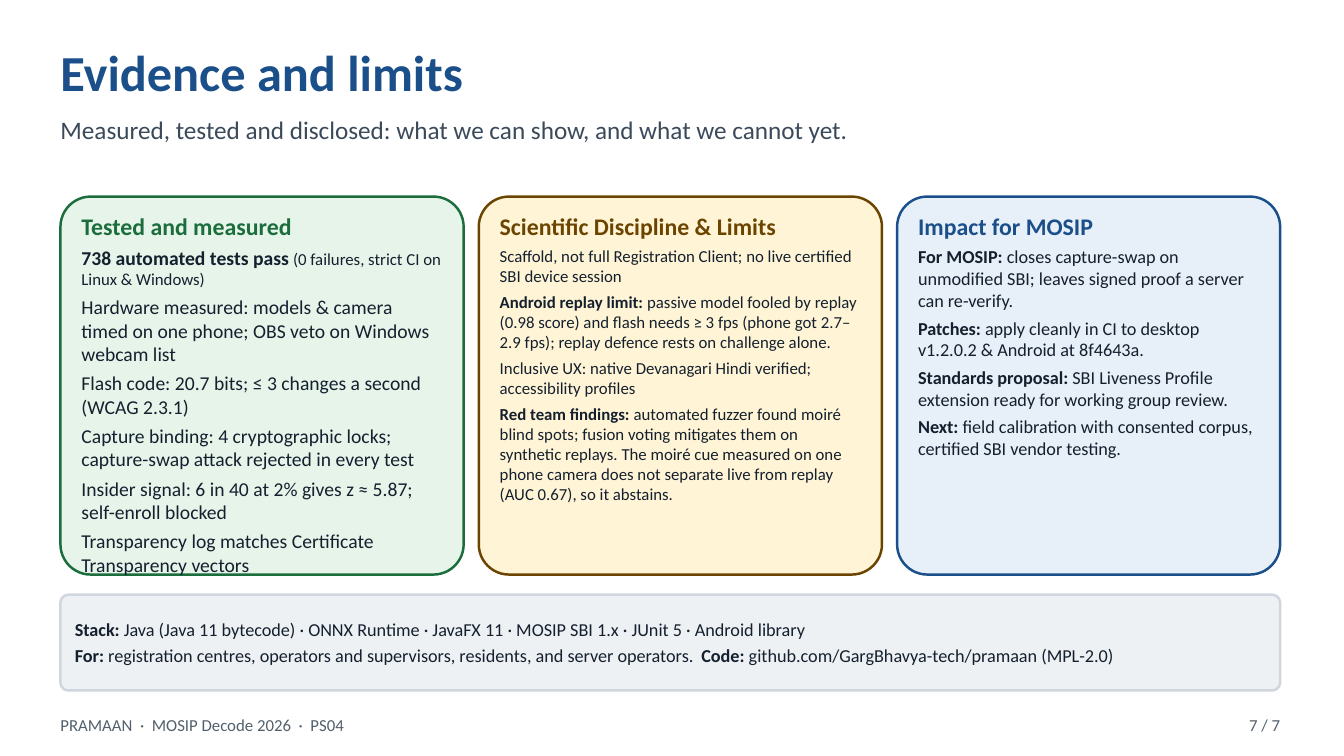
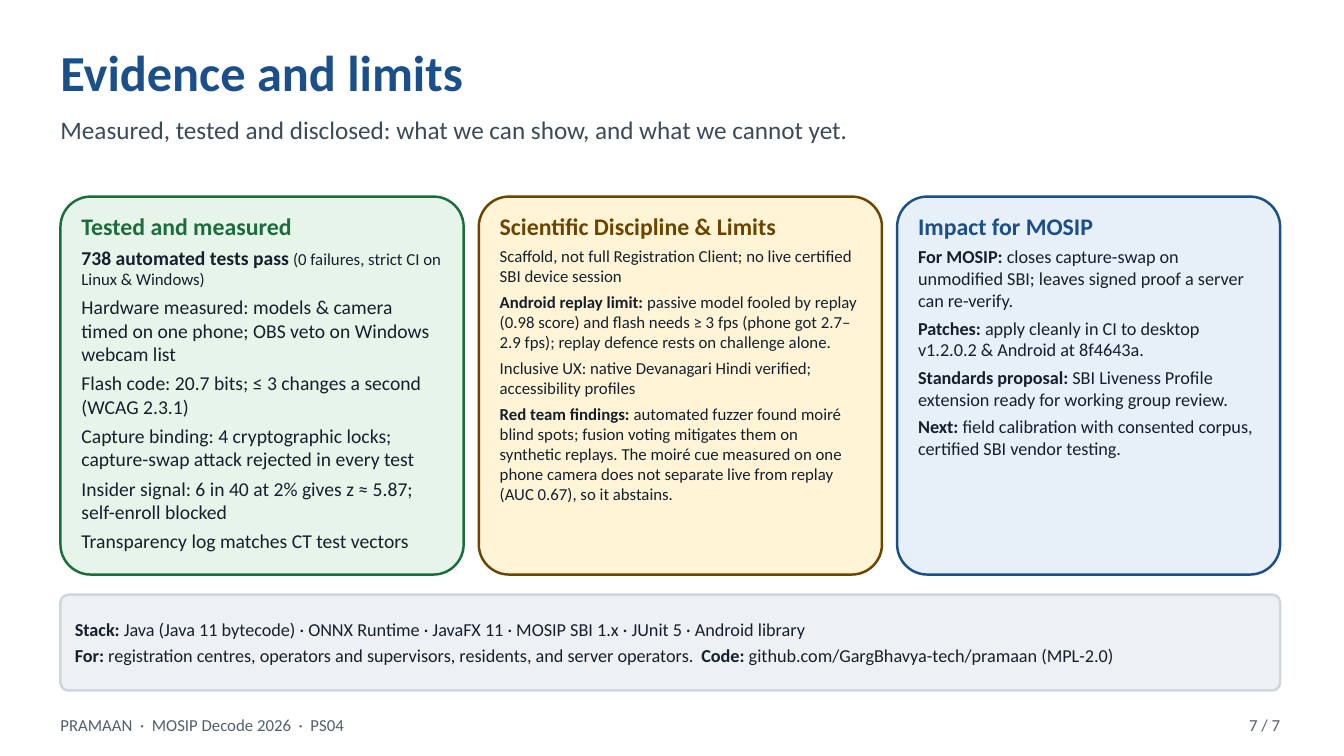
Before and after one commit to GargBhavya-tech/pramaan, a slide deck: slide 7 of docs/submission/PRAMAAN-pitch-7slides.pptx. Drawn at 1344x756 pixels with LibreOffice and Linux fonts; fonts in the diff are those of the drawing. Boxes give left, top, right and bottom in pixels: in the first picture for what was removed or moved away, otherwise in the second. Text is boxed around its words. In the diff, an @@ line names an element or a change of style, - is before the commit and + after.

```diff
--- a/docs/submission/PRAMAAN-pitch-7slides.pptx
+++ b/docs/submission/PRAMAAN-pitch-7slides.pptx
@@ text in rounded rectangle at [81, 534, 409, 552]: text changed @@
-Transparency log matches Certificate Transparency vectors
+Transparency log matches CT test vectors
```
Also in this commit, not shown: 7 other files.
